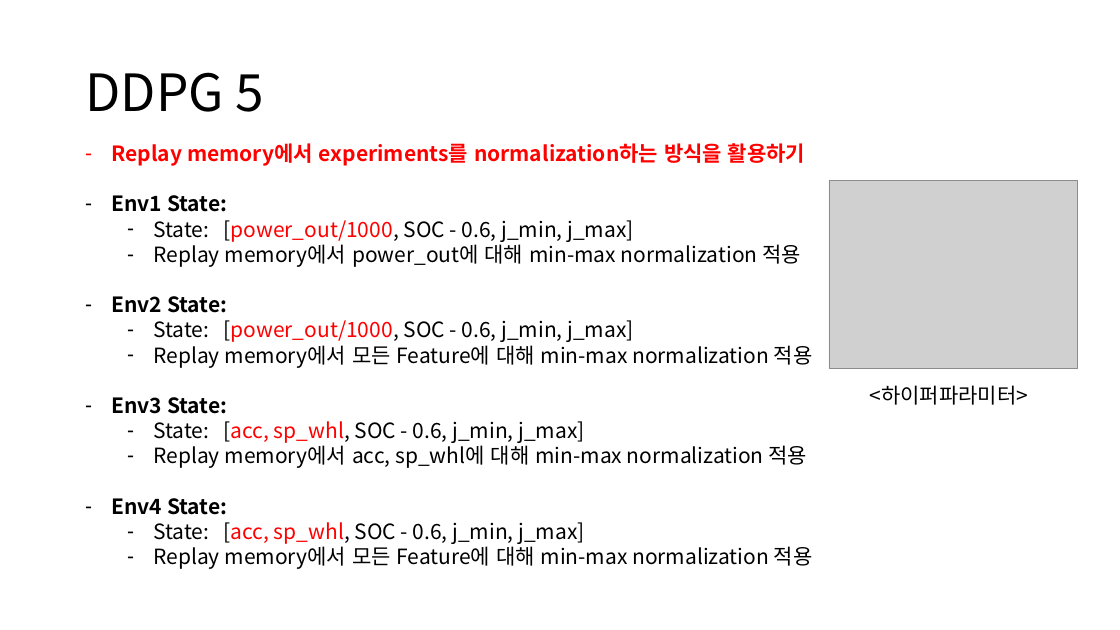
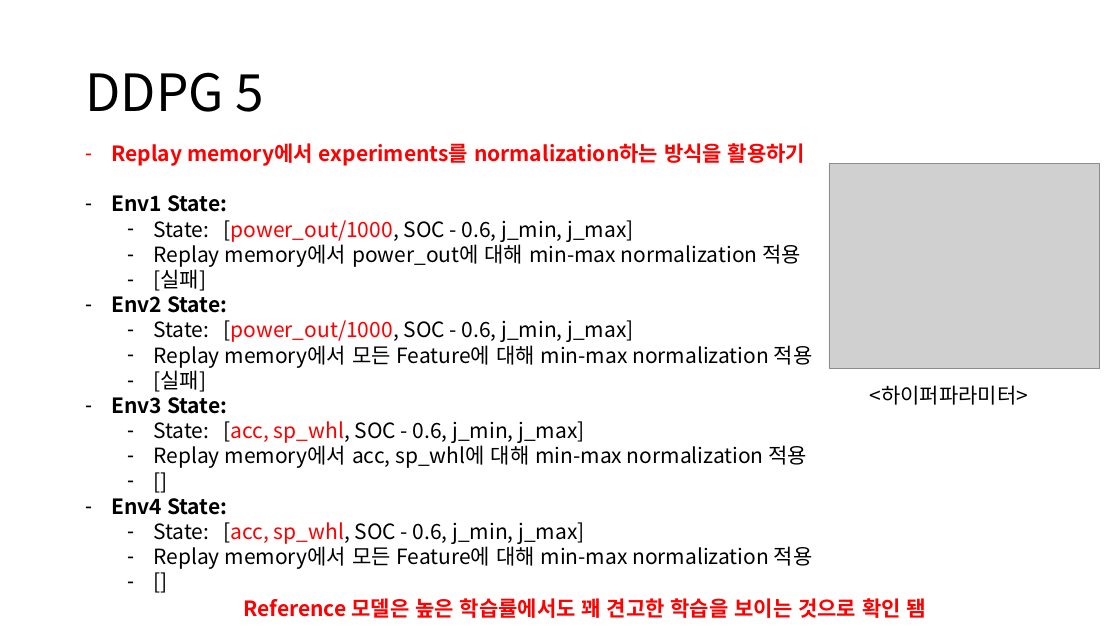
Before and after one commit to zidane89/experiment, a slide deck: slide 13 of 실험정리.pptx. Drawn at 1120x630 pixels with LibreOffice and Linux fonts; fonts in the diff are those of the drawing; grey boxes stand for pictures. Boxes give left, top, right and bottom in pixels: in the first picture for what was removed or moved away, otherwise in the second. Text is boxed around its words. In the diff, an @@ line names an element or a change of style, - is before the commit and + after.

```diff
--- a/실험정리.pptx
+++ b/실험정리.pptx
@@ text at <box>111,143,813,569</box>: paragraph added @@
+  – []
@@ text at <box>111,143,813,569</box>: paragraph added @@
+  – []
@@ picture: place and size @@
-picture at <box>829,181,1078,369</box>
+picture at <box>829,164,1100,369</box>
@@ text at <box>153,266,206,291</box>: paragraph added @@
+  – [실패]
@@ text at <box>153,367,206,392</box>: paragraph added @@
+  – [실패]
@@ text added at <box>243,598,926,618</box>, 18 pt, text #FF0000, bold @@
+Reference 모델은 높은 학습률에서도 꽤 견고한 학습을 보이는 것으로 확인 됌
```
Also in this commit, not shown: 1 other slide changed, 1 slide added.
